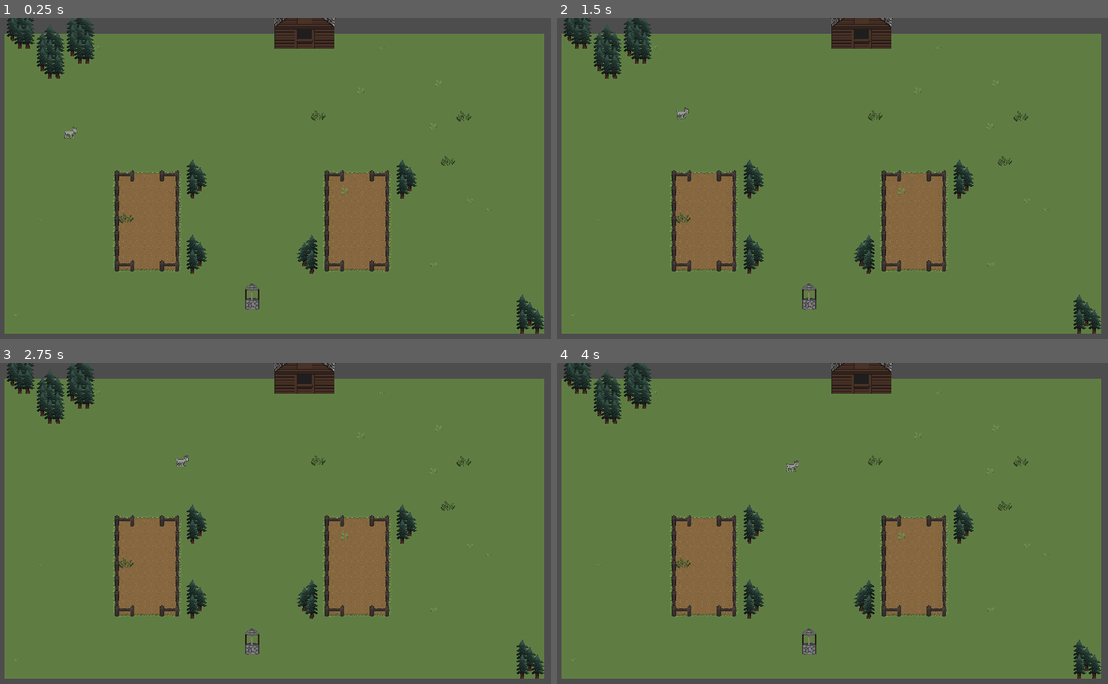
Above: before the commit, frames 1-4 (two rows, left to right).
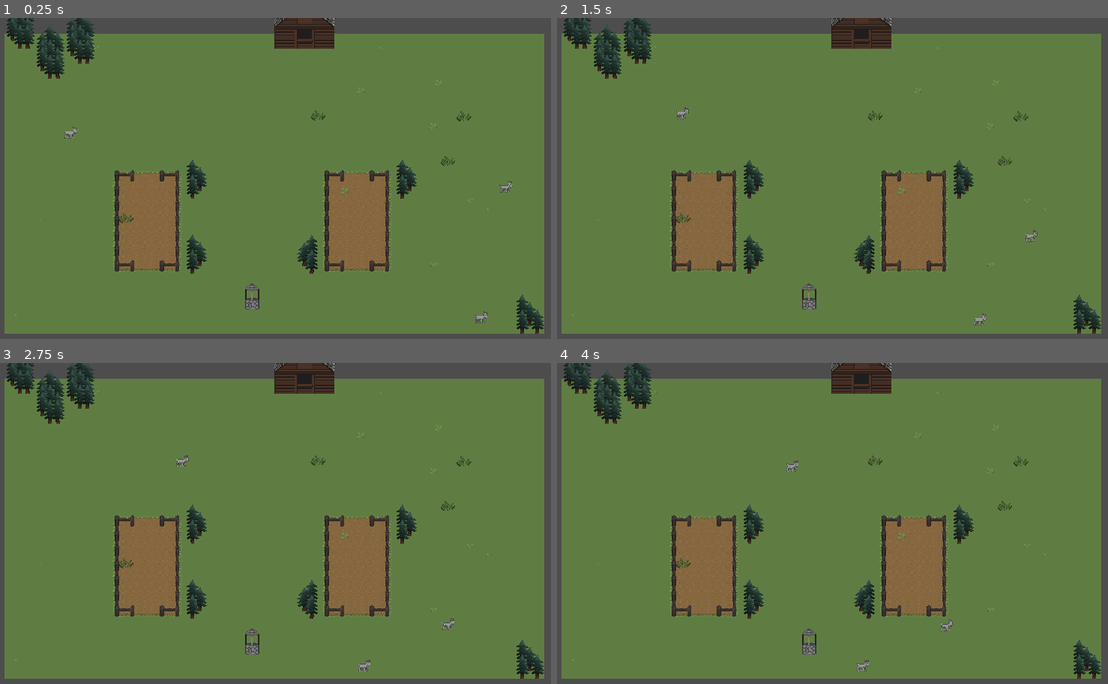
Above: after the commit, the same moments.

Repository: Random7-JF/PirateJam
Game: Godot game, scene res://scenes/world/world.tscn
The game is run twice, just before and just after one commit, with the same random seed, the same clock (stepped at 60 frames per second) and the same inputs.
Inputs:
- Up to frame 1 (0.25 s): no input
- Up to frame 2 (1.5 s): no input
- Up to frame 3 (2.75 s): no input
- Up to frame 4 (4 s): tap Enter at 3.5 s

The runs differ from the first frame. In frame 1, less than 0.1% of the frame differs, in the area x 86-94%, y 50-96%; in frame 2, less than 0.1%; in frame 3, less than 0.1%; in frame 4, less than 0.1%.

Commit message:
test scene updates

Diff:
--- a/harvest-havoc/scenes/world/world.tscn
+++ b/harvest-havoc/scenes/world/world.tscn
@@ -38,6 +38,14 @@
 position = Vector2(151, 232)
 dest = Vector2(750, 400)
 
+[node name="Goat2" parent="." instance=ExtResource("3_jb4ie")]
+position = Vector2(1041, 604)
+dest = Vector2(100, 250)
+
+[node name="Goat3" parent="." instance=ExtResource("3_jb4ie")]
+position = Vector2(1083, 307)
+dest = Vector2(450, 450)
+
 [node name="Camera2D" type="Camera2D" parent="."]
 position = Vector2(585, 326)
 zoom = Vector2(0.5, 0.5)
